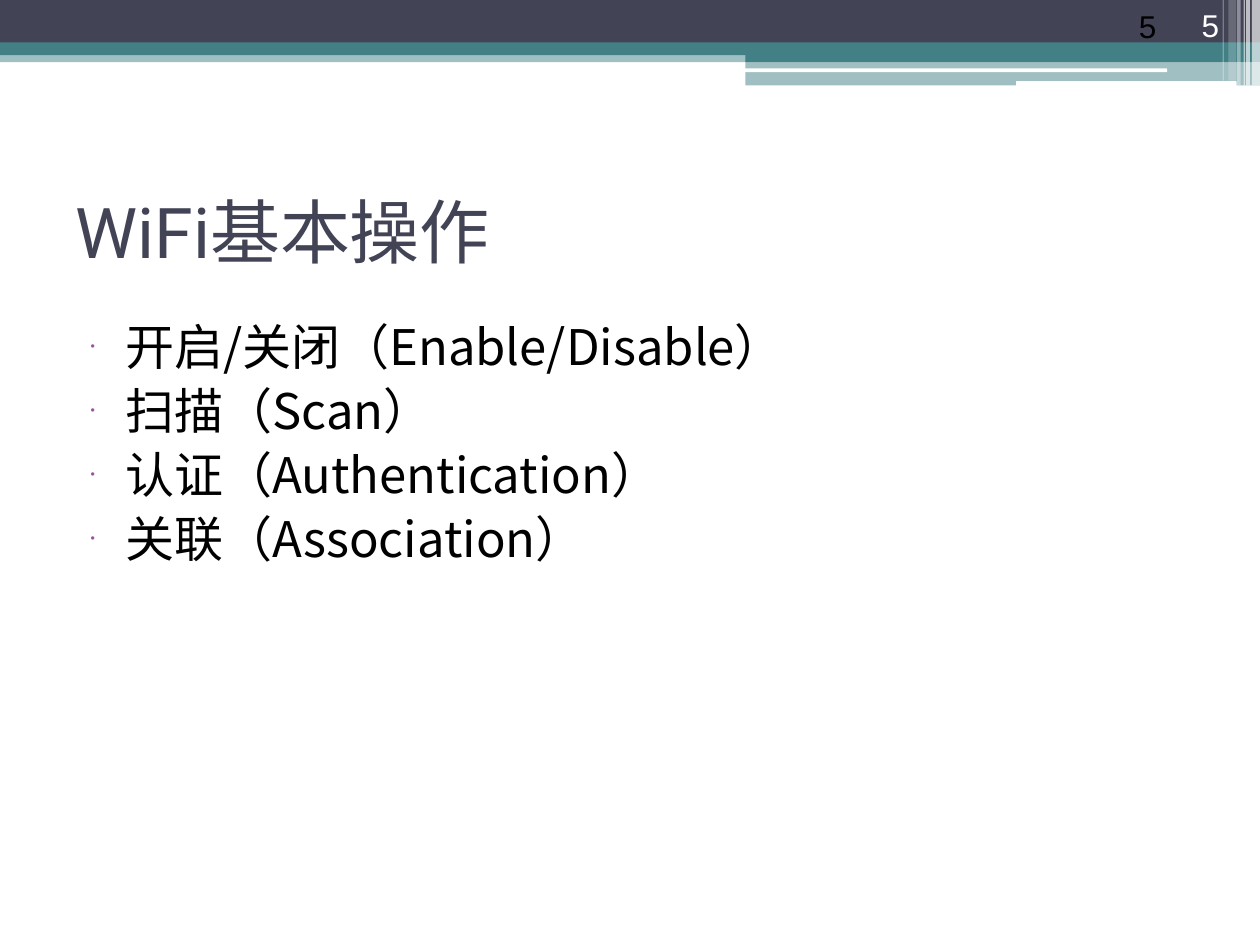
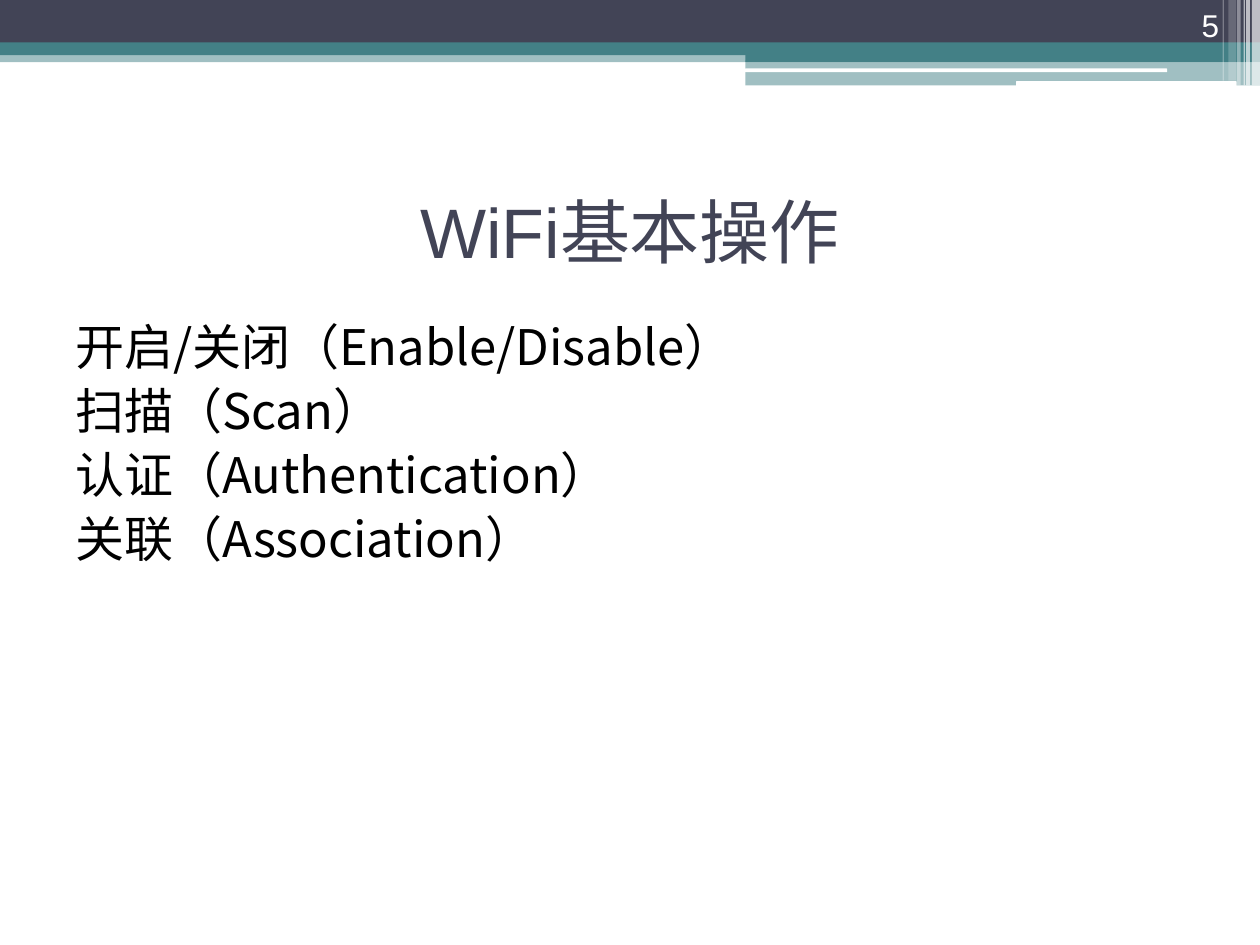
Before and after one commit to ychmax/MyDevelopBase, a slide deck: slide 5 of 第12章 网络数据传输/12.3 Wifi管理类/12.3 Wifi管理类.ppt. Drawn at 1260x945 pixels with LibreOffice and Linux fonts; fonts in the diff are those of the drawing. Boxes give left, top, right and bottom in pixels: in the first picture for what was removed or moved away, otherwise in the second. Text is boxed around its words. In the diff, an @@ line names an element or a change of style, - is before the commit and + after.

```diff
--- a/第12章 网络数据传输/12.3 Wifi管理类/12.3 Wifi管理类.ppt
+++ b/第12章 网络数据传输/12.3 Wifi管理类/12.3 Wifi管理类.ppt
@@ page number at box(1202, 15, 1220, 38): text colour #000000 to #FFFFFF; alignment left to right; vertical alignment top to bottom @@
@@ title "WiFi基本操作" at box(420, 203, 840, 264): font Roboto to Arial; alignment left to centre @@
@@ text "开启/关闭（Enable/Disable）" at box(75, 323, 733, 562): bullet • to none @@
```
Also in this commit, not shown: 14 other slides changed, 6 other files.
